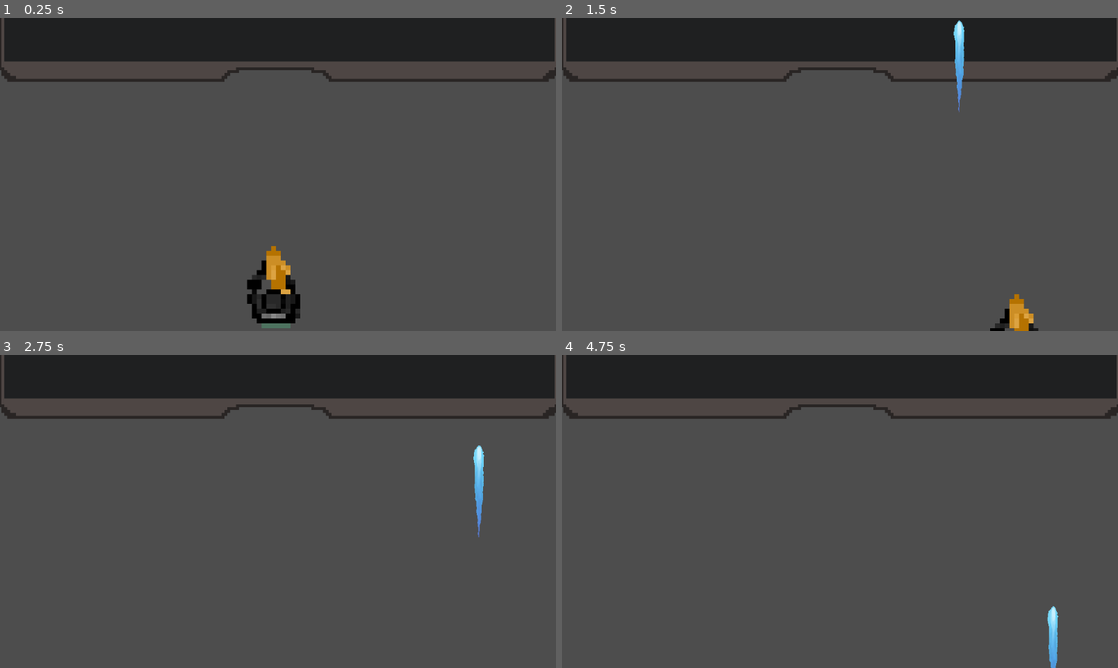
Above: before the commit, frames 1-4 (two rows, left to right).
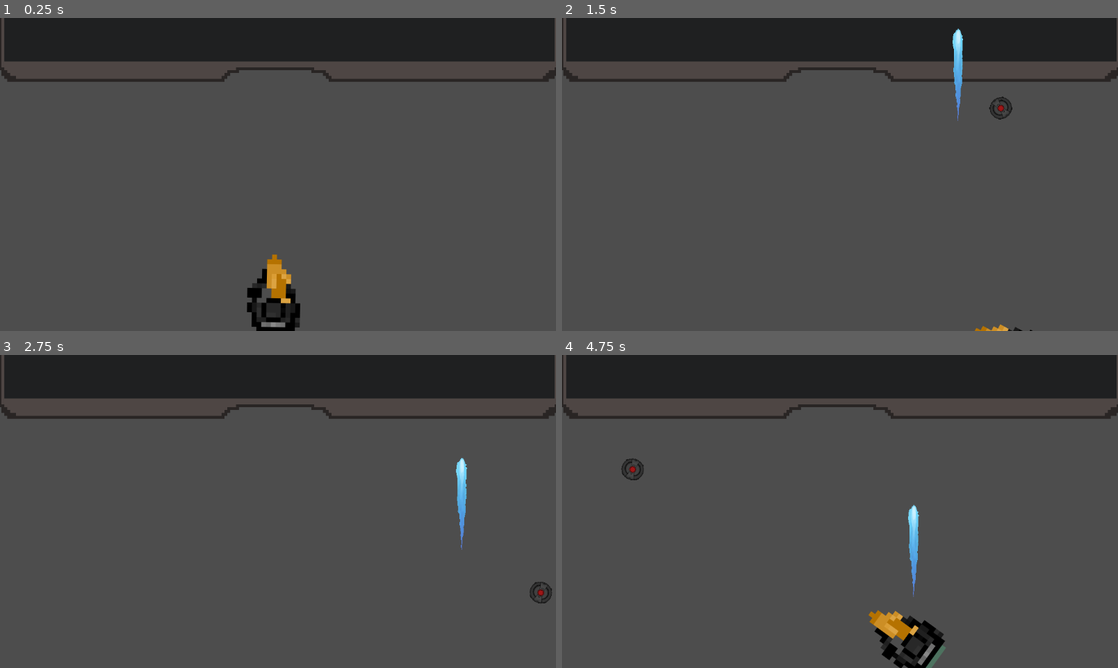
Above: after the commit, the same moments.

Repository: shafayatb/Godot-Basics-Shooter
Game: Godot game, scene res://scenes/levels/level.tscn
The game is run twice, just before and just after one commit, with the same random seed, the same clock (stepped at 60 frames per second) and the same inputs.
Inputs (mouse positions are in pixels of both pictures, inside the frame that each line leads up to):
- Up to frame 1 (0.25 s): no input
- Up to frame 2 (1.5 s): tap Enter at 0.5 s; move the mouse to (962, 158) at 0.52 s; hold Right (right) 0.53-1.28 s; hold Space (primary action) 0.53-1.28 s; tap Ctrl (secondary action) at 0.8, 1.35 s; move the mouse to (728, 190) at 1.27 s; hold S (down) from 1.28 s (still down)
- Up to frame 3 (2.75 s): tap Space (primary action) at 1.55 s; move the mouse to (333, 442) at 2.02 s; release S (down) at 2.03 s; hold Right (right) from 2.03 s (still down); hold Space (primary action) from 2.03 s (still down); tap Ctrl (secondary action) at 2.3 s
- Up to frame 4 (4.75 s): move the mouse to (812, 574) at 2.77 s; release Right (right) at 2.78 s; release Space (primary action) at 2.78 s; hold W (up) 2.78-3.53 s; tap Ctrl (secondary action) at 2.85, 3.8, 4.35 s; tap Space (primary action) at 3.05, 3.5, 4.55 s; move the mouse to (1006, 558) at 3.52 s; hold Space (primary action) 3.53-4.28 s; hold A (left) from 3.53 s (still down); move the mouse to (673, 464) at 4.27 s

The runs differ from the first frame. In frame 1, 1.3% of the frame differs, in the area x 44-54%, y 72-100%; in frame 2, 1.0%; in frame 3, 0.9%; in frame 4, 2.4%, in the area x 10-90%, y 33-100%.

Commit message:
Rigidbody physics and play direction

Diff:
--- a/scenes/levels/level.gd
+++ b/scenes/levels/level.gd
@@ -7,14 +7,13 @@
 	print("Player has entered gate")
 	print(body)
 
-
-func _on_player_granede(pos):
-	var grenade = grenade_scene.instantiate()
-	grenade.position = pos
-	$Projectiles.add_child(grenade)
-
-
-func _on_player_laser(pos):
+func _on_player_laser(pos, direction):
 	var laser = laser_scene.instantiate()
 	laser.position = pos
 	$Projectiles.add_child(laser)
+
+func _on_player_granede(pos, direction):
+	var grenade = grenade_scene.instantiate() as RigidBody2D
+	grenade.position = pos
+	grenade.linear_velocity = direction * grenade.speed
+	$Projectiles.add_child(grenade)
--- a/scenes/player/player.gd
+++ b/scenes/player/player.gd
@@ -4,27 +4,31 @@
 var can_laser: bool = true
 var can_grenade: bool = true
 
-signal laser(position)
-signal granede(position)
+signal laser(position, direction)
+signal granede(position, direction)
 
 func _process(_delta):
 	#input
 	var direction = Input.get_vector("left", "right", "up", "down")
 	velocity = direction * speed
 
+	look_at(get_global_mouse_position())
+
 	#laser
 	if Input.is_action_pressed("primary action") and can_laser:
 		print_rich("Lasr shot")
 		can_laser = false
 		$LaserTimer.start(0.5)
-		laser.emit(get_marker_position())
+		var player_direction = (get_global_mouse_position() - position).normalized()
+		laser.emit(get_marker_position(), player_direction)
 
 
 	if Input.is_action_pressed("secondary action") and can_grenade:
 		print_rich("grande thrown")
 		can_grenade= false
 		$GrenadeTimer.start(2.0)
-		granede.emit(get_marker_position())
+		var player_direction = (get_global_mouse_position() - position).normalized()
+		granede.emit(get_marker_position(), player_direction)
 
 	move_and_slide()
 
--- a/scenes/player/player.tscn
+++ b/scenes/player/player.tscn
@@ -10,7 +10,8 @@
 script = ExtResource("1_52ser")
 
 [node name="PlayerImage" type="Sprite2D" parent="."]
-position = Vector2(1, -18)
+position = Vector2(0, 1)
+rotation = 1.5708
 texture = ExtResource("1_1372a")
 
 [node name="CollisionShape2D" type="CollisionShape2D" parent="."]
@@ -25,13 +26,13 @@
 [node name="LaserStartPositions" type="Node2D" parent="."]
 
 [node name="Marker2D" type="Marker2D" parent="LaserStartPositions"]
-position = Vector2(-4, -117)
+position = Vector2(99, -4)
 
 [node name="Marker2D2" type="Marker2D" parent="LaserStartPositions"]
-position = Vector2(-15, -107)
+position = Vector2(90, -15)
 
 [node name="Marker2D3" type="Marker2D" parent="LaserStartPositions"]
-position = Vector2(8, -107)
+position = Vector2(89, 7)
 
 [connection signal="timeout" from="LaserTimer" to="." method="_on_laser_timer_timeout"]
 [connection signal="timeout" from="GrenadeTimer" to="." method="_on_grenade_timer_timeout"]
--- /dev/null
+++ b/scenes/projectiles/grenade.gd
@@ -0,0 +1,3 @@
+extends RigidBody2D
+
+const speed: int = 750
--- a/scenes/projectiles/grenade.tscn
+++ b/scenes/projectiles/grenade.tscn
@@ -1,11 +1,19 @@
-[gd_scene load_steps=3 format=3 uid="uid://joxusso6xmdf"]
+[gd_scene load_steps=5 format=3 uid="uid://joxusso6xmdf"]
 
+[ext_resource type="Script" path="res://scenes/projectiles/grenade.gd" id="1_g3pur"]
 [ext_resource type="Texture2D" uid="uid://drk18a3rhk7gw" path="res://graphics/projectiles/grenade.png" id="1_u0ef3"]
+
+[sub_resource type="PhysicsMaterial" id="PhysicsMaterial_dpnbw"]
+friction = 10.0
+bounce = 0.4
 
 [sub_resource type="CircleShape2D" id="CircleShape2D_5kyui"]
 radius = 22.0227
 
 [node name="Grenade" type="RigidBody2D"]
+physics_material_override = SubResource("PhysicsMaterial_dpnbw")
+gravity_scale = 0.0
+script = ExtResource("1_g3pur")
 
 [node name="GranadeImage" type="Sprite2D" parent="."]
 scale = Vector2(0.4, 0.4)
